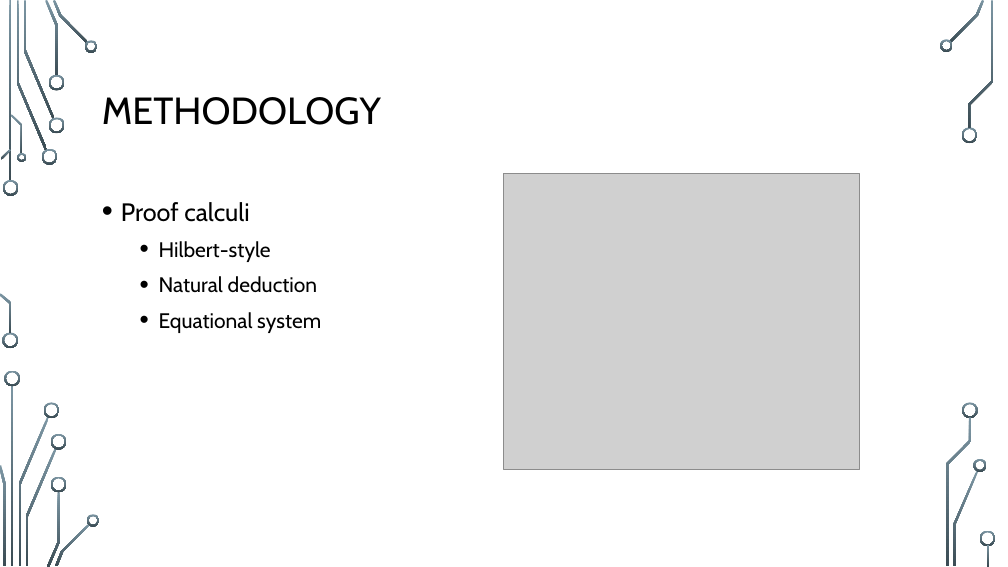
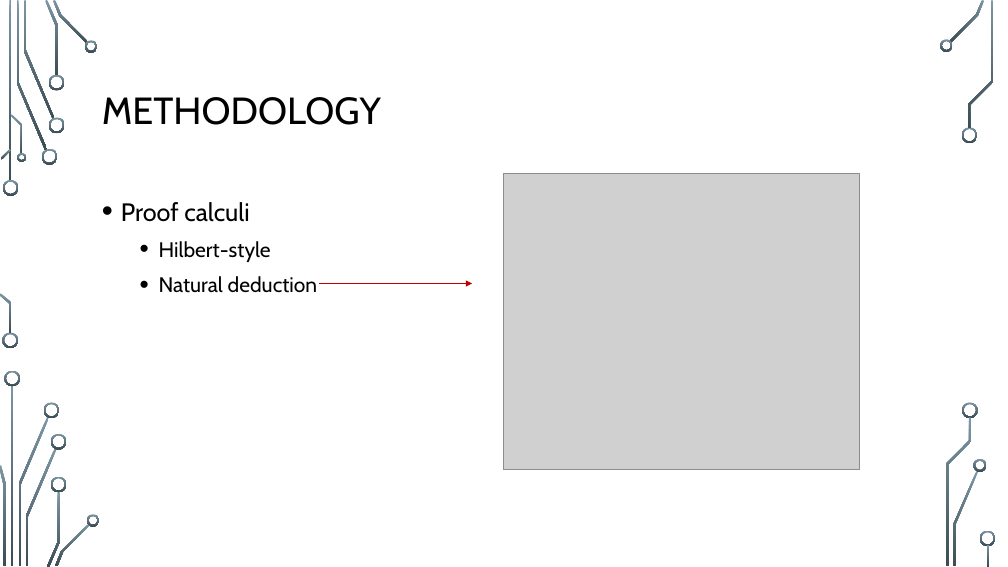
Before and after one commit to StanWarford/case-analysis, a slide deck: slide 8 of SCCUR-slides.pptx (slide 6 before the commit). Drawn at 1008x567 pixels with LibreOffice and Linux fonts; fonts in the diff are those of the drawing; grey boxes stand for pictures; background and template pictures are left out. Boxes give left, top, right and bottom in pixels: in the first picture for what was removed or moved away, otherwise in the second. Text is boxed around its words. In the diff, an @@ line names an element or a change of style, - is before the commit and + after.

```diff
--- a/SCCUR-slides.pptx
+++ b/SCCUR-slides.pptx
@@ arrow added from (318, 284) to (473, 284), #C00000 1.75 pt @@
@@ text at box(159, 312, 321, 333): paragraph removed @@
-  • Equational system
```
Also in this commit, not shown: 4 other slides changed, 4 slides added, 1 slide removed.
